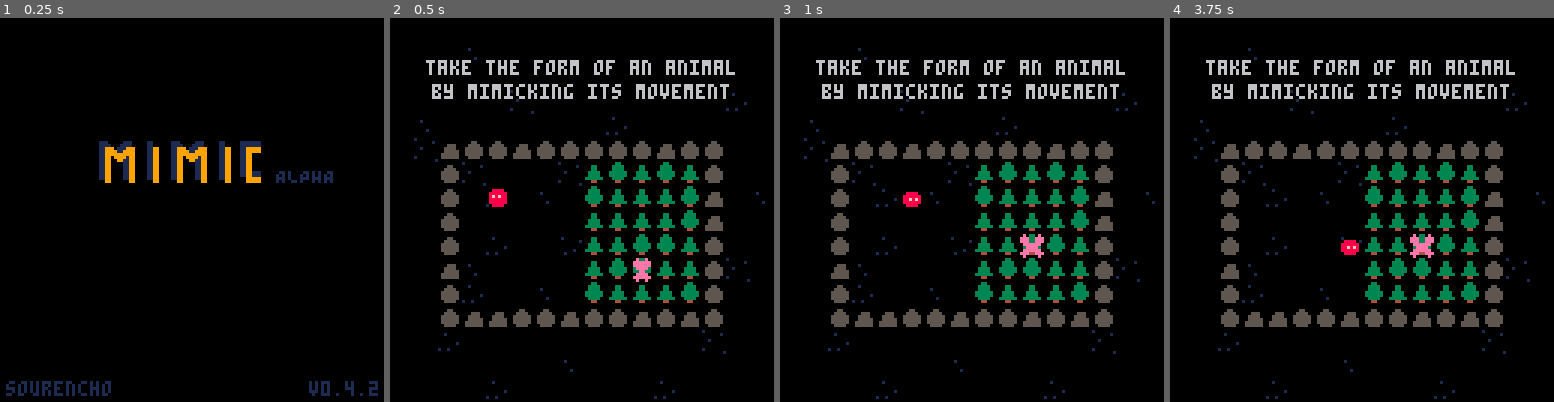
Above: before the commit, frames 1-4 (left to right).
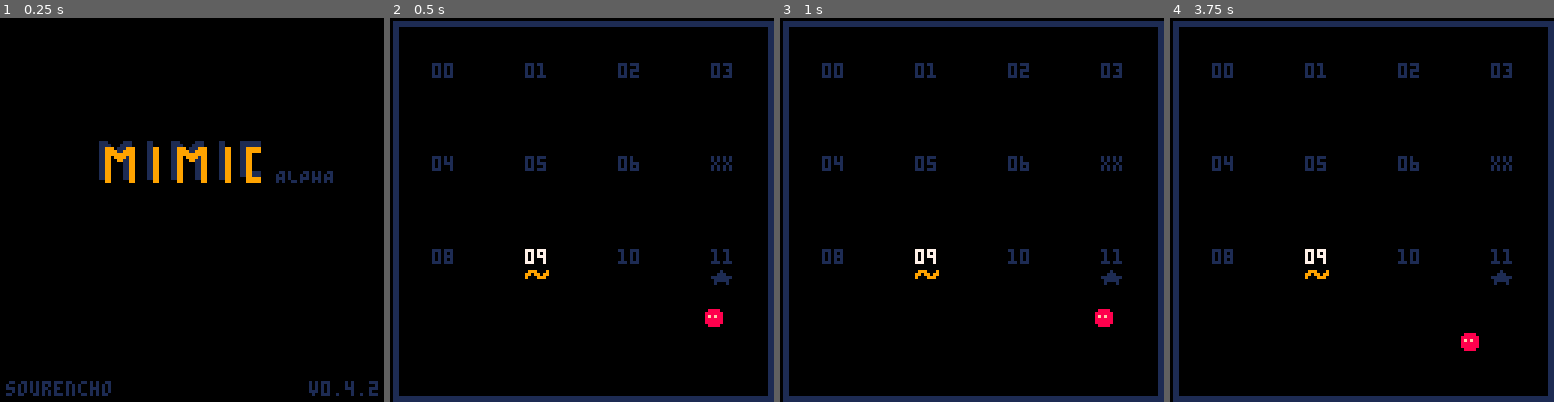
Above: after the commit, the same moments.

Repository: sourencho/mimic
Game: PICO-8 cartridge mimic.p8
The game is run twice, just before and just after one commit, with the same random seed, the same clock (stepped at 60 frames per second) and the same inputs.
Inputs:
- Up to frame 1 (0.25 s): no input
- Up to frame 2 (0.5 s): tap X (X key) at 0.33 s
- Up to frame 3 (1 s): tap O (Z key) at 0.7 s
- Up to frame 4 (3.75 s): tap X (X key) at 1.07, 1.85, 2.97 s; hold Right 1.6-2.1 s; tap O (Z key) every 0.4 s from 1.7 to 3.7 s; hold Up 2.15-2.42 s; hold Right 2.47-3.03 s; hold Left 3.08-3.58 s; hold Down from 3.63 s (still down)

Frame 1 is identical in both runs. In frame 2, 21% of the frame differs, in the area x 0-100%, y 0-100%; in frame 3, 21%; in frame 4, 21%.

Commit message:
Redo level 9 to make merge more obvious

Diff:
--- a/mimic.p8
+++ b/mimic.p8
@@ -9,10 +9,10 @@
 -- DATA
 
 -- SETTINGS
-start_level = 0
-level_count = 11
+start_level = 9
+level_count = 12
 skip_levels = {7}
-skip_tutorial = false
+skip_tutorial = true
 
 tutorial_level = 15
 tutorial_speed = 20
Not shown, changed: 17 lines of the sprite sheet (__gfx__) section of mimic.p8
